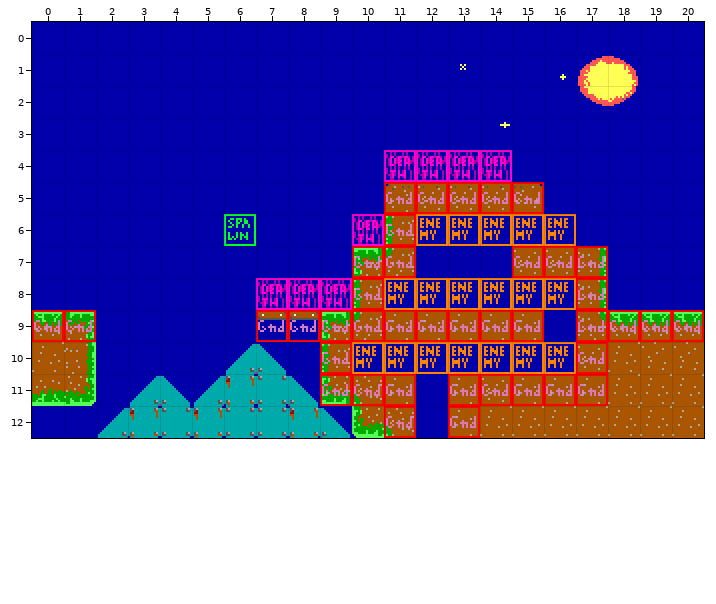
Tiled map: levels/1001b1.tmx. Above, as it was before the edit.
Cells are 16x16 px. Shown: x 0..20, y 0..12.
Now the later version:
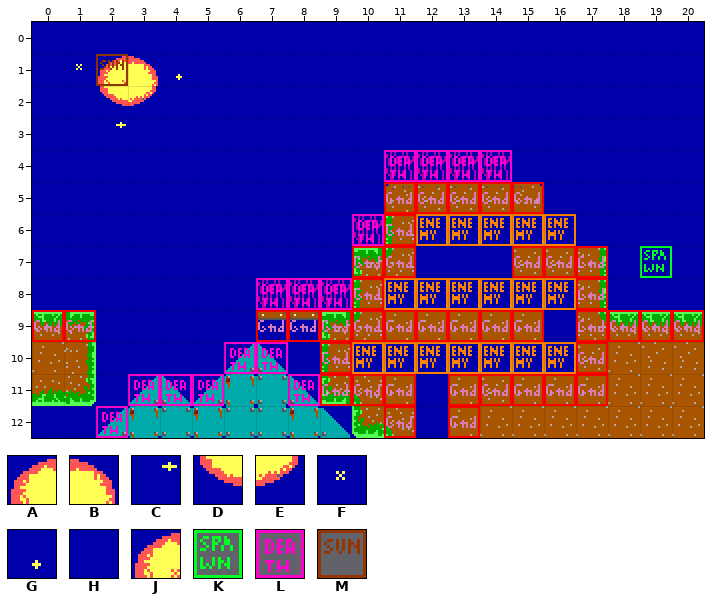
Key: from "Tileset": A 0, B 1, C 2, D 20, E 21, F 22, G 23, H 44, J 80; from "obj_layer": K 2, L 3, M 11.
_ is an empty cell.
Diff:
Layer "bg":
y 1: x 1..4 HHHH -> FJBG; x 13 F -> H; x 16..18 GAB -> HHH
y 2: x 2..3 HH -> DE; x 17..18 DE -> HH
y 3: x 2 H -> C; x 14 C -> H
Layer "col":
y 1: x 2 _ -> M
y 6: x 6 K -> _
y 7: x 19 _ -> K
y 10: x 6..7 __ -> LL
y 11: x 3..5 ___ -> LLL; x 8 _ -> L
y 12: x 2 _ -> L
Boxes around the changes in both pictures, in picture pixels (x1, y1, x2, y2):
changed: (76, 54, 182, 128)
changed: (460, 64, 466, 70)
changed: (560, 56, 638, 106)
changed: (500, 122, 510, 128)
removed: (224, 214, 256, 246)
added: (640, 246, 672, 278)
added: (96, 342, 320, 438)
